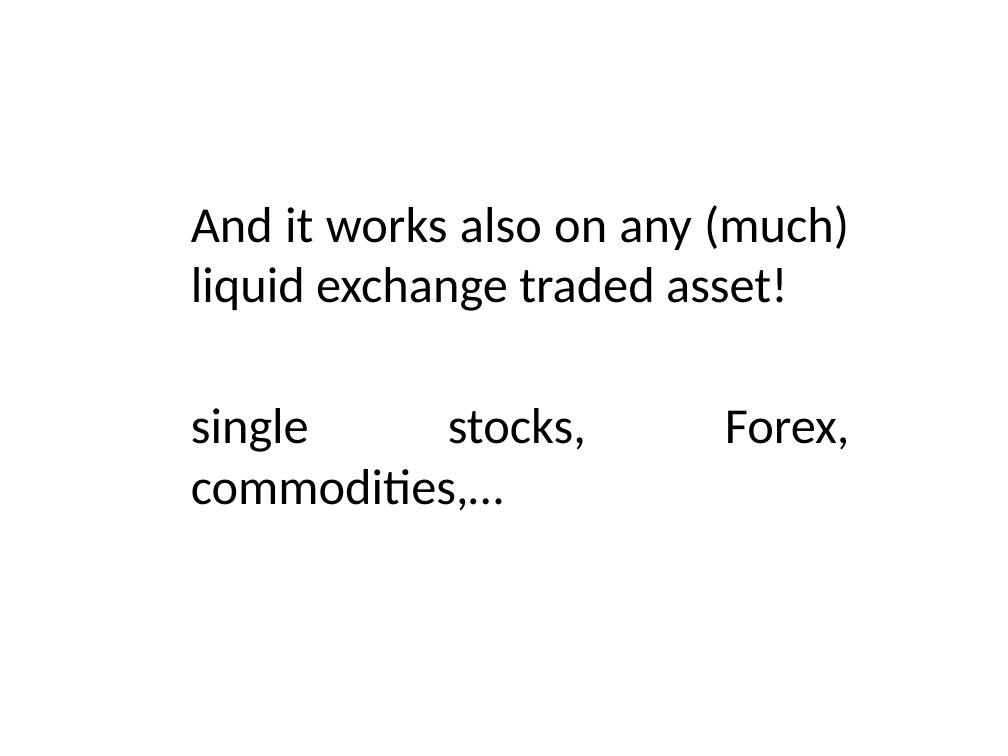
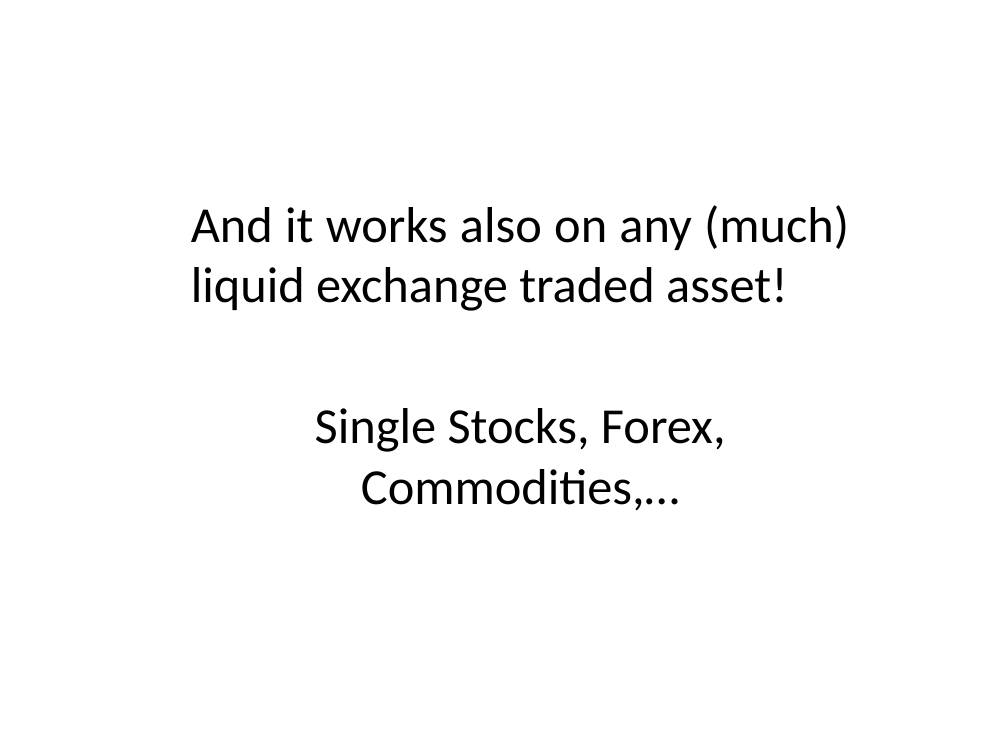
Before and after one commit to marcolunardi/metis, a slide deck: slide 6 of kojak_work/Metis Kojak.pptx. Drawn at 1008x756 pixels with LibreOffice and Linux fonts; fonts in the diff are those of the drawing. Boxes give left, top, right and bottom in pixels: in the first picture for what was removed or moved away, otherwise in the second. Text is boxed around its words. In the diff, an @@ line names an element or a change of style, - is before the commit and + after.

```diff
--- a/kojak_work/Metis Kojak.pptx
+++ b/kojak_work/Metis Kojak.pptx
@@ text at (315,408,726,511): text changed @@
-single stocks, Forex, commodities,…
+Single Stocks, Forex, Commodities,…
```
Also in this commit, not shown: 3 other slides changed, 8 other files.
